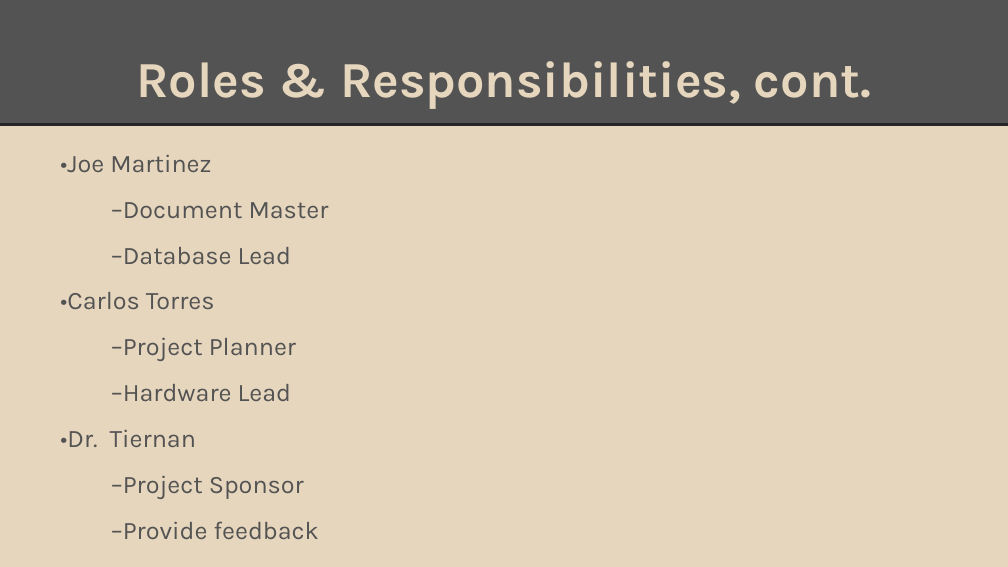
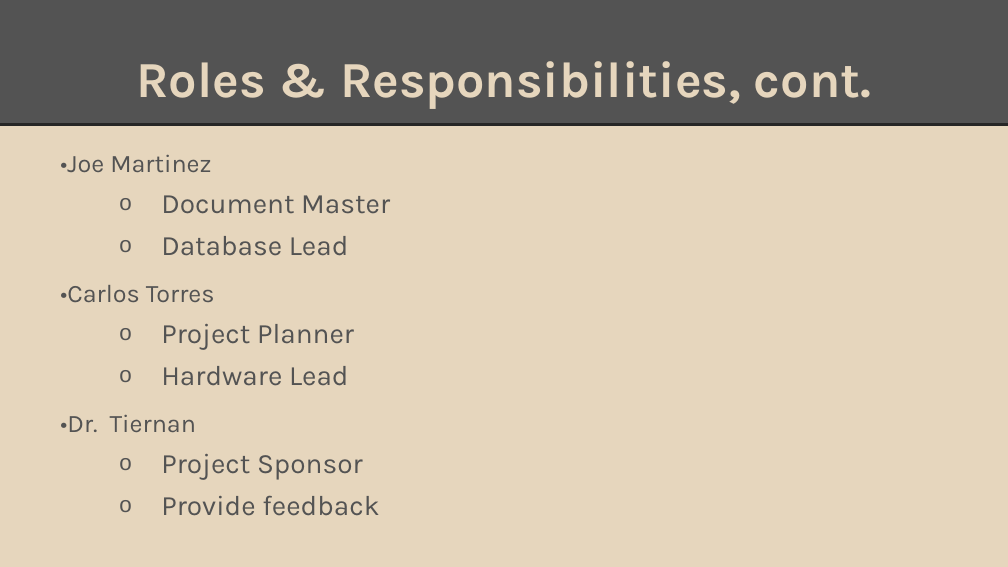
Before and after one commit to Sinmara/Senior-Design, a slide deck: slide 8 of Presentations/Project Charter Presentation.pptx (slide 13 before the commit). Drawn at 1008x567 pixels with LibreOffice and Linux fonts; fonts in the diff are those of the drawing. Boxes give left, top, right and bottom in pixels: in the first picture for what was removed or moved away, otherwise in the second. Text is boxed around its words. In the diff, an @@ line names an element or a change of style, - is before the commit and + after.

```diff
--- a/Presentations/Project Charter Presentation.pptx
+++ b/Presentations/Project Charter Presentation.pptx
@@ text at box(161, 195, 390, 256): text changed; size 18 to 20 pt @@
-–Document Master
-–Database Lead
+  o Document Master
+  o Database Lead
@@ text at box(161, 324, 354, 386): text changed; size 18 to 20 pt @@
-–Project Planner
-–Hardware Lead
+  o Project Planner
+  o Hardware Lead
@@ text at box(161, 454, 379, 516): text changed; size 18 to 20 pt @@
-–Project Sponsor
-–Provide feedback
+  o Project Sponsor
+  o Provide feedback
```
Also in this commit, not shown: 9 other slides changed, 5 slides added, 6 slides removed.
